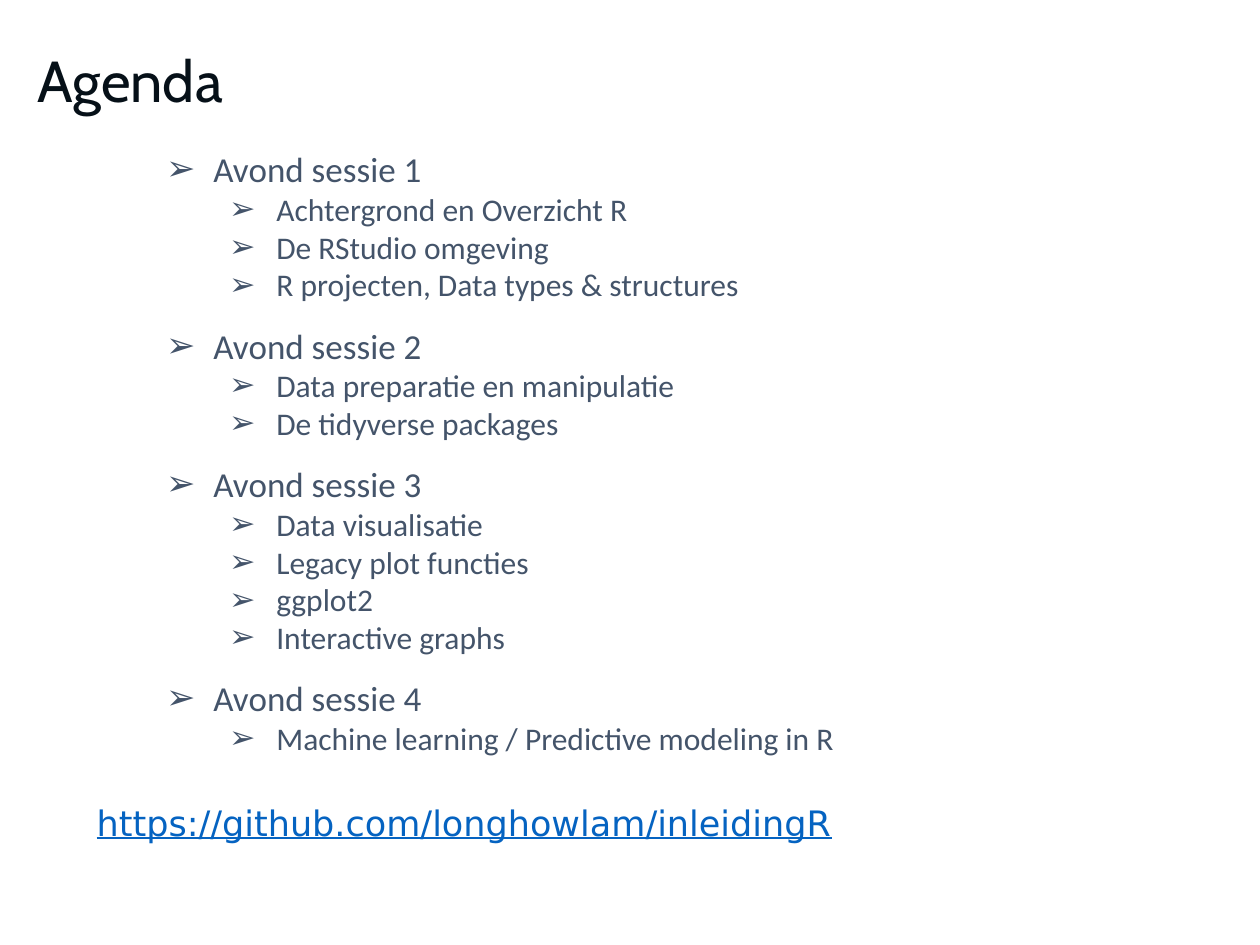
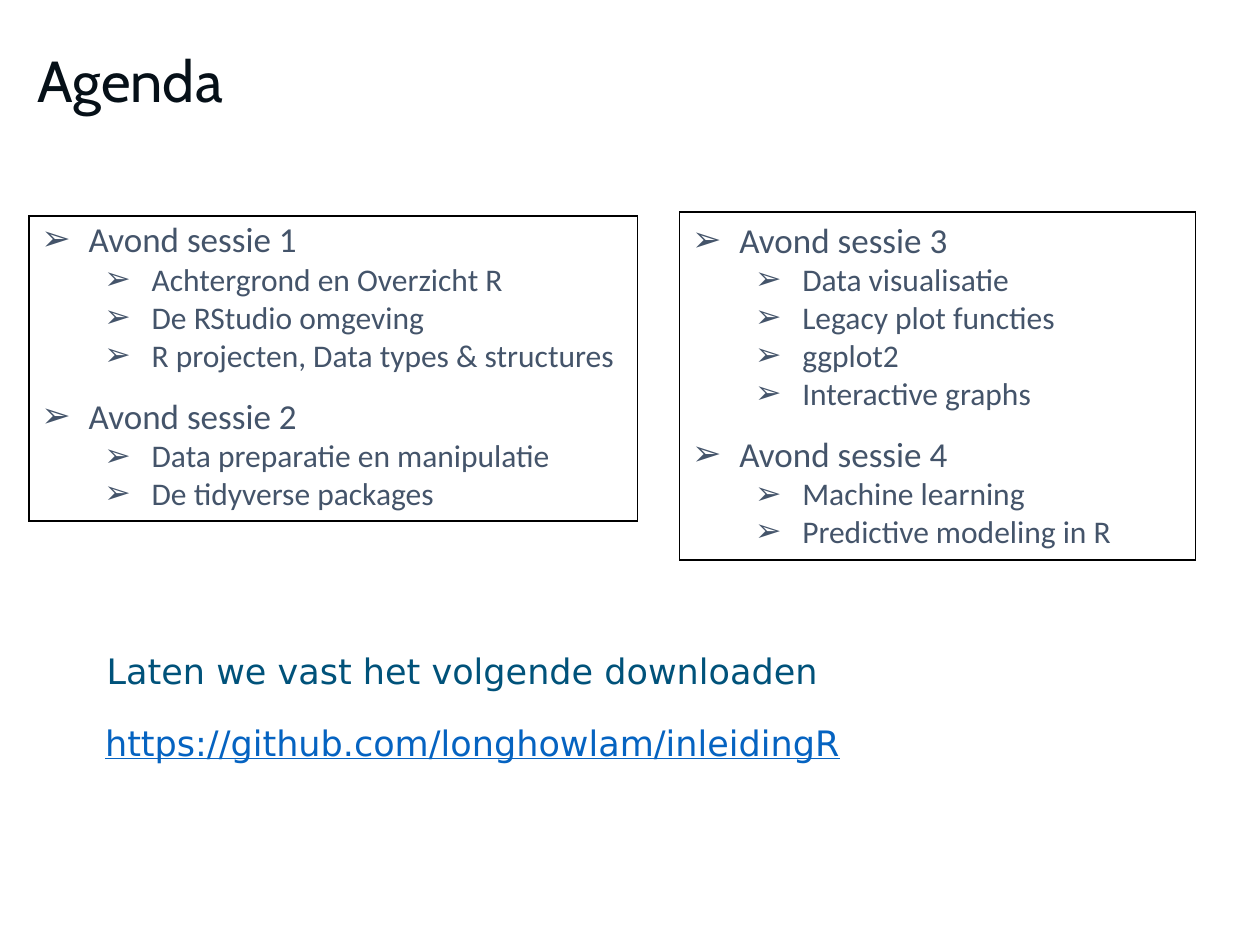
Before and after one commit to longhowlam/inleidingR, a slide deck: slide 2 of Inleiding_R_JVZ.pptx. Drawn at 1260x945 pixels with LibreOffice and Linux fonts; fonts in the diff are those of the drawing. Boxes give left, top, right and bottom in pixels: in the first picture for what was removed or moved away, otherwise in the second. Text is boxed around its words. In the diff, an @@ line names an element or a change of style, - is before the commit and + after.

```diff
--- a/Inleiding_R_JVZ.pptx
+++ b/Inleiding_R_JVZ.pptx
@@ rectangle "Avond sessie 1": place and size @@
-rectangle "Avond sessie 1" at (213, 157, 833, 756)
+rectangle "Avond sessie 1" at (29, 215, 638, 520)
@@ rectangle "Avond sessie 1" at (29, 215, 638, 520): fill none to #FFFFFF; outline none to #000000 1 pt @@
@@ rectangle added at (679, 212, 1194, 559), fill #FFFFFF, outline #000000 1 pt, 18 pt, text #44546A @@
+➢ Avond sessie 3
+  ➢ Data visualisatie
+  ➢ Legacy plot functies
+  ➢ ggplot2
+  ➢ Interactive graphs
+➢ Avond sessie 4
+  ➢ Machine learning
+  ➢ Predictive modeling in R
@@ text in rectangle at (213, 472, 833, 756): paragraphs removed @@
-➢ Avond sessie 3
-  ➢ Data visualisatie
-  ➢ Legacy plot functies
-  ➢ ggplot2
-  ➢ Interactive graphs
-➢ Avond sessie 4
-  ➢ Machine learning / Predictive modeling in R
@@ text added at (107, 657, 817, 692), 20 pt, text #00527A @@
+Laten we vast het volgende downloaden
@@ text "https://github.com/longhowlam/inleidingR": place and size @@
-text "https://github.com/longhowlam/inleidingR" at (97, 809, 831, 844)
+text "https://github.com/longhowlam/inleidingR" at (105, 729, 839, 764)
```
Also in this commit, not shown: 1 other slide changed, 10 other files.
